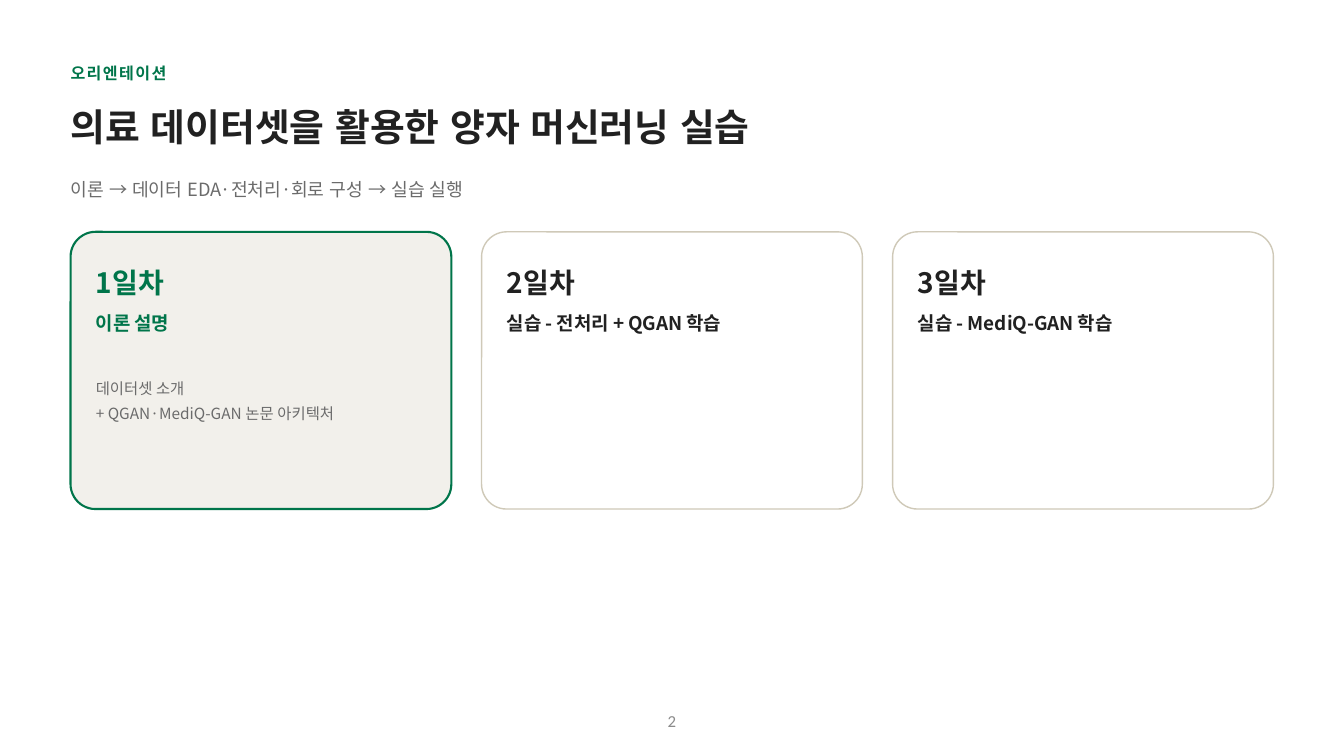
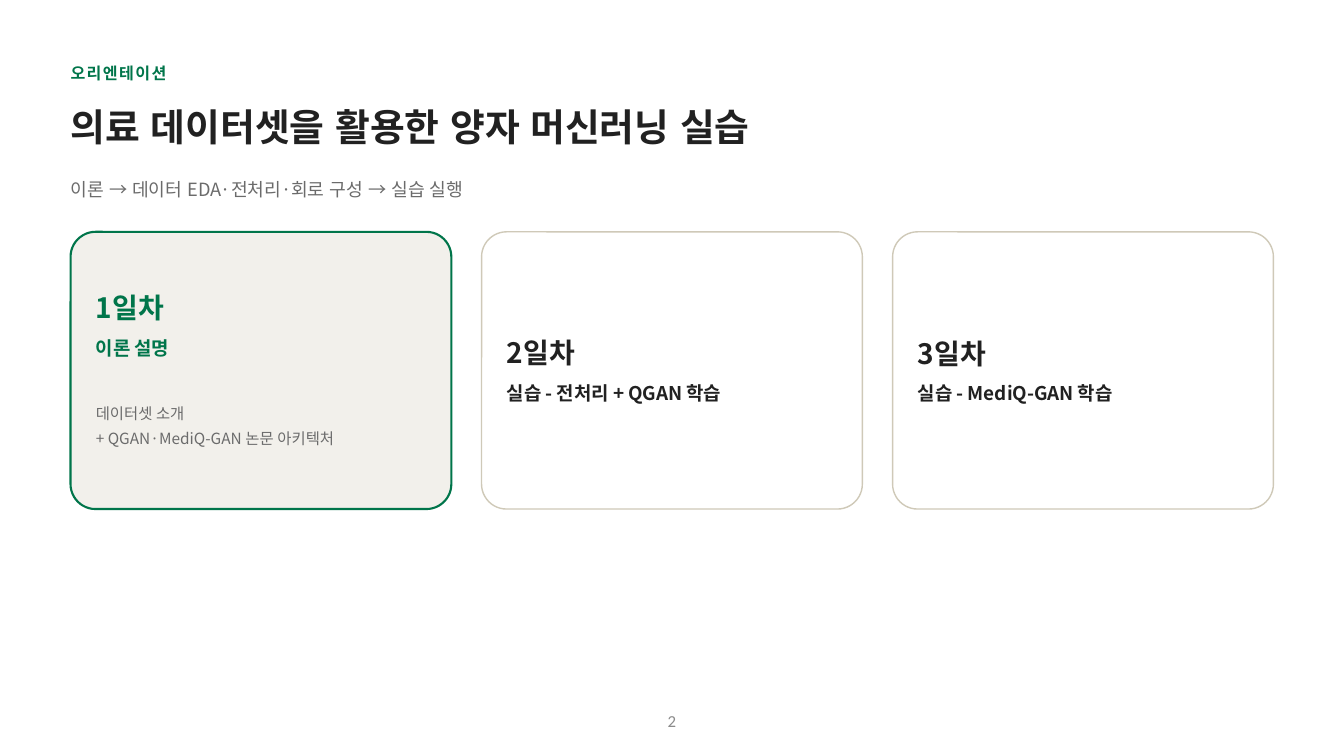
Before and after one commit to hyunhp/skin_disease_qml, a slide deck: slide 2 of practice/day1_slides/day1_theory_slides.pptx. Drawn at 1344x756 pixels with LibreOffice and Linux fonts; fonts in the diff are those of the drawing. Boxes give left, top, right and bottom in pixels: in the first picture for what was removed or moved away, otherwise in the second. Text is boxed around its words. In the diff, an @@ line names an element or a change of style, - is before the commit and + after.

```diff
--- a/practice/day1_slides/day1_theory_slides.pptx
+++ b/practice/day1_slides/day1_theory_slides.pptx
@@ 4 texts moved together from (x1=507, y1=269, x2=1113, y2=334) to (x1=507, y1=339, x2=1113, y2=404) @@
@@ 3 texts moved together from (x1=96, y1=269, x2=334, y2=422) to (x1=96, y1=294, x2=334, y2=447) @@
```
Also in this commit, not shown: 24 other slides changed, 18 other files.
